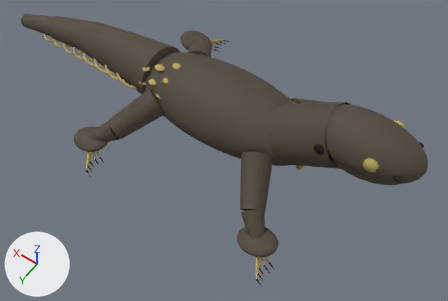
Two versions of the glTF model research/img2threejs/singapore-assets/raw/clouded-monitor.glb, one commit apart.
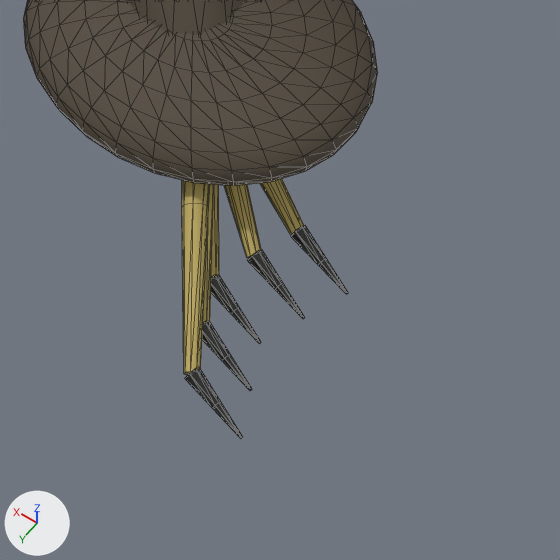
The first picture shows the older version from a 50 mm lens placed at (-1.67, 2.34, 3.53), pointed at (-0.12, 0.17, 0.12). The close-ups show the older and then the newer version on the part from 52% to 67% of the width and 78% to 100% of the height of that picture. Only the edits that show in the close-ups are written down. The lights are fixed; the arrows at lower left show +X, +Y and +Z. The close-ups show mesh edges as thin lines. Where no turn or scale is listed for an object, it has been applied to the vertices. Vertices at exactly the same position are counted once.

Objects in the first close-up: 'splayed-limb-system/claw-1-1', 'splayed-limb-system/claw-1-2', 'splayed-limb-system/claw-1-3', 'splayed-limb-system/claw-1-4', 'splayed-limb-system/claw-1-5', 'splayed-limb-system/digit-1-1', 'splayed-limb-system/digit-1-2', 'splayed-limb-system/digit-1-3', 'splayed-limb-system/digit-1-4', 'splayed-limb-system/digit-1-5', 'splayed-limb-system/lower-limb-1', 'splayed-limb-system/palm-1'.
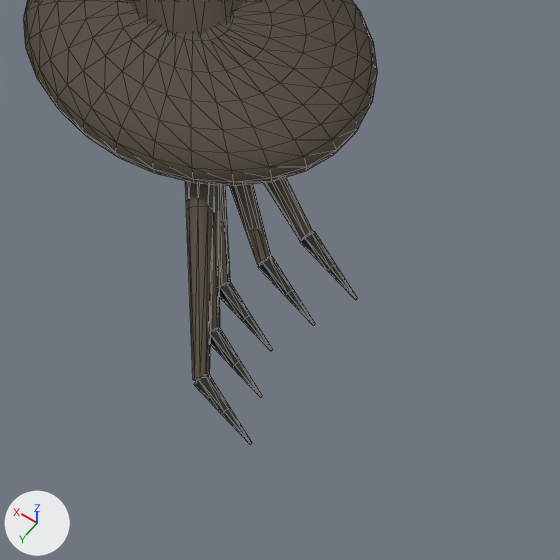
Where the newer file only moved an object's origin or applied its transform, the numbers keep the older frame.

Diff of the bpy script that builds the scene:
```diff
--- a/research/img2threejs/singapore-assets/raw/clouded-monitor.glb.py
+++ b/research/img2threejs/singapore-assets/raw/clouded-monitor.glb.py
@@ me_mesh_22 @@
-me_mesh_22.from_pydata(...)  # 29 vertices, 48 faces; spans x -0.0681..0.0722, y -0.0427..0.0354, z -0.0328..0.0398
-me_mesh_22.materials.append(mat_material_1)  # yellow #b9a65d
+me_mesh_22.from_pydata(...)  # 29 vertices, 48 faces; spans x -0.0759..0.0719, y -0.0426..0.0354, z -0.0327..0.0397
+# me_mesh_22 part 1: 28 of 29 vertices moved; they spanned x -0.0681..0.0722, y -0.0427..0.0354, z -0.0328..0.0398 and now span x -0.0759..0.0719, y -0.0426..0.0354, z -0.0327..0.0397; mean shift (-0.0041, 0.0, 0.0); largest move (-0.0619, 0.0346, -0.0298) -> (-0.0701, 0.0347, -0.0297)
+me_mesh_22.materials.append(mat_material_0)  # brown #51483b
@@ me_mesh_24 @@
-me_mesh_24.from_pydata(...)  # 29 vertices, 48 faces; spans x -0.0615..0.0668, y -0.0585..0.0522, z -0.0331..0.0406
-me_mesh_24.materials.append(mat_material_1)  # yellow #b9a65d
+me_mesh_24.from_pydata(...)  # 29 vertices, 48 faces; spans x -0.0704..0.0665, y -0.0589..0.0524, z -0.0331..0.0406
+# me_mesh_24 part 2: 28 of 29 vertices moved; they spanned x -0.0615..0.0668, y -0.0585..0.0522, z -0.0331..0.0406 and now span x -0.0704..0.0665, y -0.0589..0.0524, z -0.0331..0.0406; mean shift (-0.0046, -0.0001, 0.0); largest move (-0.0538, 0.0522, -0.027) -> (-0.0631, 0.0524, -0.0268)
+me_mesh_24.materials.append(mat_material_0)  # brown #51483b
@@ me_mesh_26 @@
-me_mesh_26.from_pydata(...)  # 29 vertices, 48 faces; spans x -0.0549..0.0614, y -0.0739..0.0688, z -0.0331..0.0407
-me_mesh_26.materials.append(mat_material_1)  # yellow #b9a65d
+me_mesh_26.from_pydata(...)  # 29 vertices, 48 faces; spans x -0.0647..0.0609, y -0.074..0.0689, z -0.0332..0.0408
+# me_mesh_26 part 3: 28 of 29 vertices moved; they spanned x -0.0549..0.0614, y -0.0739..0.0688, z -0.0331..0.0407 and now span x -0.0647..0.0609, y -0.074..0.0689, z -0.0332..0.0408; mean shift (-0.0052, -0.0001, 0.0); largest move (-0.0469, 0.0688, -0.024) -> (-0.0573, 0.0689, -0.0238)
+me_mesh_26.materials.append(mat_material_0)  # brown #51483b
@@ me_mesh_28 @@
-me_mesh_28.from_pydata(...)  # 29 vertices, 48 faces; spans x -0.063..0.069, y -0.091..0.086, z -0.033..0.041
-me_mesh_28.materials.append(mat_material_1)  # yellow #b9a65d
+me_mesh_28.from_pydata(...)  # 29 vertices, 48 faces; spans x -0.071..0.069, y -0.091..0.086, z -0.033..0.041
+# me_mesh_28 part 4: the whole mesh is multiplied about its middle by the matrix ((1.019, -0.046, -0.024), (0.046, 1.019, -0.027), (0.025, 0.026, 1.019)), then moved by (-0.004, 0.0, 0.0)
+me_mesh_28.materials.append(mat_material_0)  # brown #51483b
@@ me_mesh_30 @@
-me_mesh_30.from_pydata(...)  # 29 vertices, 48 faces; spans x -0.07..0.077, y -0.108..0.103, z -0.033..0.041
-me_mesh_30.materials.append(mat_material_1)  # yellow #b9a65d
+me_mesh_30.from_pydata(...)  # 29 vertices, 48 faces; spans x -0.078..0.077, y -0.108..0.103, z -0.033..0.041
+# me_mesh_30 part 5: the whole mesh is multiplied about its middle by the matrix ((1.019, -0.035, -0.02), (0.034, 1.019, -0.019), (0.021, 0.018, 1.02)), then moved by (-0.004, 0.0, 0.0)
+me_mesh_30.materials.append(mat_material_0)  # brown #51483b
@@ ob_splayed_limb_system_claw_1_1 @@
 ob_splayed_limb_system_claw_1_1 = bpy.data.objects.new('splayed-limb-system/claw-1-1', me_mesh_23)
-ob_splayed_limb_system_claw_1_1.location = (-0.8575, 0.689, 0.039)
+ob_splayed_limb_system_claw_1_1.location = (-0.8655, 0.689, 0.039)
@@ ob_splayed_limb_system_claw_1_2 @@
 ob_splayed_limb_system_claw_1_2 = bpy.data.objects.new('splayed-limb-system/claw-1-2', me_mesh_25)
-ob_splayed_limb_system_claw_1_2.location = (-0.8425, 0.724, 0.039)
+ob_splayed_limb_system_claw_1_2.location = (-0.8515, 0.724, 0.039)
@@ ob_splayed_limb_system_claw_1_3 @@
 ob_splayed_limb_system_claw_1_3 = bpy.data.objects.new('splayed-limb-system/claw-1-3', me_mesh_27)
-ob_splayed_limb_system_claw_1_3.location = (-0.8275, 0.759, 0.039)
+ob_splayed_limb_system_claw_1_3.location = (-0.8375, 0.759, 0.039)
@@ ob_splayed_limb_system_claw_1_4 @@
 ob_splayed_limb_system_claw_1_4 = bpy.data.objects.new('splayed-limb-system/claw-1-4', me_mesh_29)
-ob_splayed_limb_system_claw_1_4.location = (-0.8425, 0.794, 0.039)
+ob_splayed_limb_system_claw_1_4.location = (-0.8515, 0.794, 0.039)
@@ ob_splayed_limb_system_claw_1_5 @@
 ob_splayed_limb_system_claw_1_5 = bpy.data.objects.new('splayed-limb-system/claw-1-5', me_mesh_31)
-ob_splayed_limb_system_claw_1_5.location = (-0.8575, 0.829, 0.039)
+ob_splayed_limb_system_claw_1_5.location = (-0.8655, 0.829, 0.039)
```

Where the change shows, as pixel boxes [x1, y1, x2, y2] in the close-ups (560 x 560 px):
'splayed-limb-system/digit-1-5', recoloured, reshaped (yellow to brown): before [182, 180, 210, 375]; after [185, 181, 213, 381]
'splayed-limb-system/digit-1-2', recoloured, reshaped (11% wider, 9% taller): before [224, 184, 261, 258]; after [230, 184, 271, 265]
'splayed-limb-system/digit-1-4', recoloured, reshaped: before [203, 184, 214, 323]; after [211, 184, 220, 331]
'splayed-limb-system/digit-1-1', recoloured, reshaped: before [260, 179, 304, 235]; after [264, 177, 313, 241]
'splayed-limb-system/digit-1-3', recoloured, reshaped: before [211, 184, 219, 277]; after [218, 185, 230, 286]
'splayed-limb-system/claw-1-2', moved: before [247, 250, 305, 319]; after [258, 256, 315, 325]
'splayed-limb-system/claw-1-5', moved: before [185, 368, 243, 438]; after [194, 374, 252, 444]
'splayed-limb-system/claw-1-3', moved: before [211, 275, 261, 344]; after [220, 282, 273, 351]
'splayed-limb-system/claw-1-1', moved: before [291, 226, 348, 294]; after [300, 231, 358, 300]
'splayed-limb-system/claw-1-4', moved: before [202, 321, 252, 391]; after [210, 328, 262, 398]
